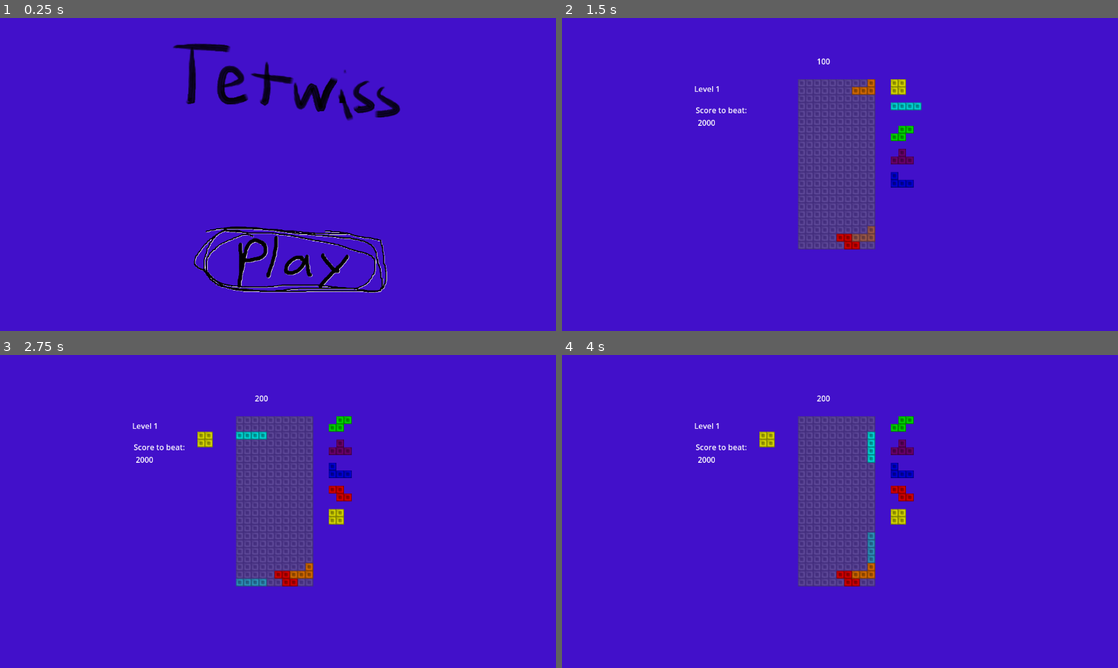
Above: before the commit, frames 1-4 (two rows, left to right).
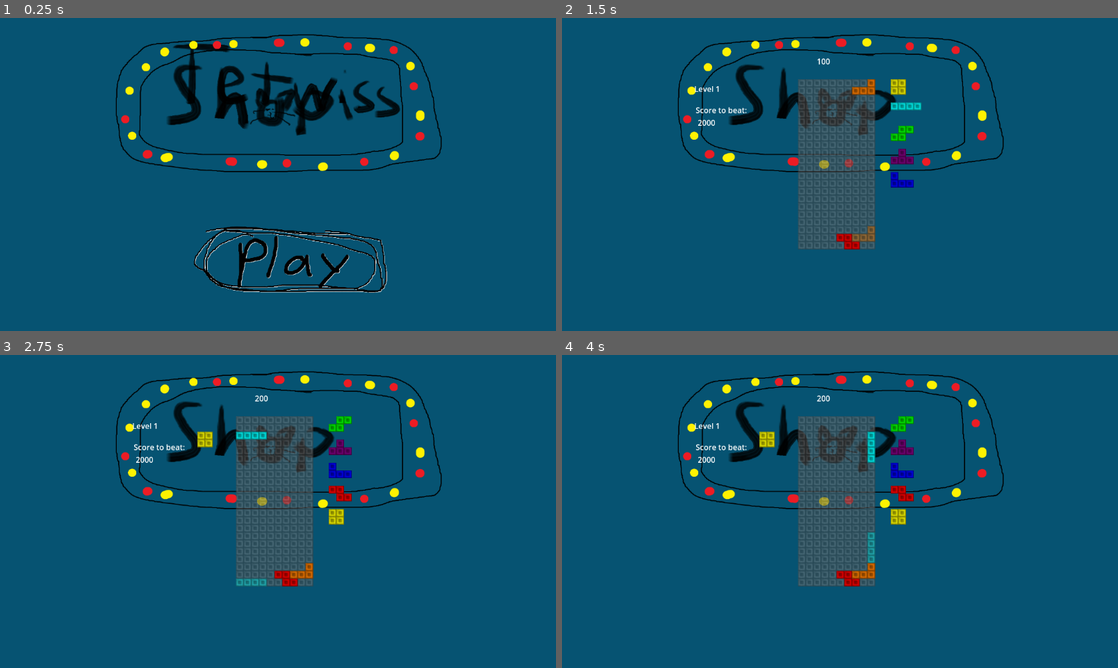
Above: after the commit, the same moments.

Repository: socpite/Tetwiss
Game: Godot game, scene res://scene/main.tscn
Same seed, same stepped clock (60 frames per second), same inputs: the game is played once before the commit and once after it.
Inputs (mouse positions are in pixels of both pictures, inside the frame that each line leads up to):
- Up to frame 1 (0.25 s): no input
- Up to frame 2 (1.5 s): click (851, 259) at 0.5 s; tap Enter at 1.25 s; hold Right (right) from 1.28 s (still down); tap Space (hard drop) at 1.35 s
- Up to frame 3 (2.75 s): tap Space (hard drop) at 2 s; release Right (right) at 2.03 s; hold Left (left) from 2.03 s (still down); tap C (hold piece) at 2.1 s
- Up to frame 4 (4 s): release Left (left) at 2.78 s; hold Right (right) from 2.78 s (still down); tap A (rotate 180) at 2.85 s; tap Enter at 3.5 s; tap X (rotate clockwise) at 3.6 s

The runs differ from the first frame. In frame 1, 97% of the frame differs, in the area x 0-100%, y 0-100%; in frame 2, 99%; in frame 3, 99%; in frame 4, 99%.

Commit message:
organize

Diff:
--- a/scene/main.tscn
+++ b/scene/main.tscn
@@ -1,9 +1,10 @@
-[gd_scene load_steps=5 format=3 uid="uid://d4moacxp2ga7h"]
+[gd_scene load_steps=6 format=3 uid="uid://d4moacxp2ga7h"]
 
 [ext_resource type="Script" path="res://scripts/main.gd" id="1_4kcuh"]
-[ext_resource type="Script" path="res://scene/menu.gd" id="2_76ycs"]
+[ext_resource type="Script" path="res://scripts/menu.gd" id="2_76ycs"]
 [ext_resource type="Texture2D" uid="uid://c6tebwrw7nxlw" path="res://assets/game_title.png" id="3_u0klc"]
 [ext_resource type="Texture2D" uid="uid://dhi7b75awdtdi" path="res://assets/play_button.png" id="4_a7ntn"]
+[ext_resource type="Texture2D" uid="uid://csw5bu5kj2r7f" path="res://assets/shop_title.png" id="5_fao4y"]
 
 [node name="Main" type="Node"]
 script = ExtResource("1_4kcuh")
@@ -13,12 +14,13 @@
 anchors_preset = 1
 anchor_left = 1.0
 anchor_right = 1.0
-offset_left = -1184.0
-offset_top = -25.0
-offset_right = 117.0
-offset_bottom = 847.0
+offset_left = -1206.0
+offset_top = -33.0
+offset_right = 95.0
+offset_bottom = 839.0
 grow_horizontal = 0
-color = Color(0.258824, 0.0627451, 0.792157, 1)
+color = Color(0.0247837, 0.326654, 0.446222, 1)
+metadata/_edit_use_anchors_ = true
 
 [node name="Menu" type="Node2D" parent="."]
 script = ExtResource("2_76ycs")
@@ -45,5 +47,12 @@
 icon = ExtResource("4_a7ntn")
 flat = true
 
+[node name="Shop" type="Node2D" parent="."]
+
+[node name="ShopTitle" type="Sprite2D" parent="Shop"]
+position = Vector2(577, 178)
+scale = Vector2(0.679191, 0.657113)
+texture = ExtResource("5_fao4y")
+
 [connection signal="pressed" from="Menu/PlayButton" to="." method="_on_play_button_pressed"]
 [connection signal="pressed" from="Menu/PlayButton" to="Menu" method="_on_button_pressed"]
--- a/scene/menu.tscn
+++ b/scene/menu.tscn
@@ -1,7 +1,7 @@
 [gd_scene load_steps=4 format=3 uid="uid://dfbxiawydcb0o"]
 
 [ext_resource type="Texture2D" uid="uid://c6tebwrw7nxlw" path="res://assets/game_title.png" id="1_6ijhq"]
-[ext_resource type="Script" path="res://scene/menu.gd" id="1_v85yo"]
+[ext_resource type="Script" path="res://scripts/menu.gd" id="1_v85yo"]
 [ext_resource type="Texture2D" uid="uid://dhi7b75awdtdi" path="res://assets/play_button.png" id="2_df33e"]
 
 [node name="Menu" type="Node2D"]
--- a/scene/tile_map.tscn
+++ b/scene/tile_map.tscn
@@ -5,9 +5,9 @@
 [ext_resource type="Script" path="res://scripts/tile_map.gd" id="3_867pe"]
 [ext_resource type="Script" path="res://scripts/PieceQueue.gd" id="4_27gu6"]
 [ext_resource type="Script" path="res://scripts/InputHandler.gd" id="5_8fh7r"]
-[ext_resource type="Script" path="res://scene/Level.gd" id="6_ss4xy"]
+[ext_resource type="Script" path="res://scripts/Level.gd" id="6_ss4xy"]
 [ext_resource type="Texture2D" uid="uid://dl6ohc02vpxf6" path="res://assets/charge_bar.png" id="7_misee"]
-[ext_resource type="Script" path="res://scene/ChargeBar.gd" id="8_1t3ty"]
+[ext_resource type="Script" path="res://scripts/ChargeBar.gd" id="8_k88vh"]
 [ext_resource type="Shader" path="res://scene/blur.gdshader" id="9_3fu1i"]
 
 [sub_resource type="TileSetAtlasSource" id="TileSetAtlasSource_2c3e3"]
@@ -46,7 +46,7 @@
 shader_parameter/mix_amount = 0.495
 shader_parameter/color_over = Color(1, 1, 1, 0)
 
-[node name="TileMap" type="TileMap"]
+[node name="TileMap" type="TileMap" groups=["game"]]
 position = Vector2(489, 127)
 scale = Vector2(2, 2)
 tile_set = SubResource("TileSet_sxls5")
@@ -130,7 +130,7 @@
 centered = false
 region_enabled = true
 region_rect = Rect2(0, 0, 1891.88, 62)
-script = ExtResource("8_1t3ty")
+script = ExtResource("8_k88vh")
 
 [node name="PauseBlur" type="ColorRect" parent="."]
 visible = false
--- a/scripts/Events.gd
+++ b/scripts/Events.gd
@@ -1,6 +1,7 @@
 extends Node
 
 signal game_over
+signal buy(item_name: String)
 
 # Called when the node enters the scene tree for the first time.
 func _ready():
--- a/scripts/InputHandler.gd
+++ b/scripts/InputHandler.gd
@@ -42,8 +42,6 @@
 	if paused:
 		return
 
-	print("sus")
-
 	left_right_handler()
 	soft_drop_handler()
 
@@ -62,7 +60,6 @@
 
 func left_right_handler():
 	if Input.is_action_just_pressed("left"):
-		print("RUN")
 		move.emit(Vector2i.LEFT)
 		last_input = LEFT
 		$DASLeftTimer.start()
--- a/scene/Level.gd
+++ b/scripts/Level.gd
@@ -15,6 +15,7 @@
 	else:
 		$ComboLabel.hide()
 
+
 func process_combo(lines_cleared):
 	if lines_cleared > 0:
 		combo += 1
@@ -22,29 +23,31 @@
 		combo = 0
 	display_combo()
 
+
 func clear_lines(count: int):
-	score += multiplier*count*count*100 + 100
+	score += multiplier * count * count * 100 + 100
 	process_combo(count)
 	multiplier = combo + 1
-	$ChargeBar.target_charge += 0.1*count
+	$ChargeBar.target_charge += 0.1 * count
 
 	$ScoreLabel.text = str(score)
-# Called when the node enters the scene tree for the first time.
+
 
 func set_level(level):
 	current_level = level
 	$LevelLabel.text = "Level " + str(current_level)
 
-	target_score = level*(level+1)*1000
+	target_score = level * (level + 1) * 1000
 	$TargetScoreLabel.text = "Score to beat:\n " + str(target_score)
+
 
 func _ready():
 	$ComboLabel.hide()
 	set_level(1)
-	pass # Replace with function body.
+	pass  # Replace with function body.
 
 
 # Called every frame. 'delta' is the elapsed time since the previous frame.
 func _process(delta):
 	if score > target_score:
-		set_level(current_level+1)
+		set_level(current_level + 1)
Binary file added: assets/shop_title.png
Not shown, added: assets/shop_title.png.import
Renamed: scene/ChargeBar.gd -> scripts/ChargeBar.gd
Renamed: scene/menu.gd -> scripts/menu.gd
